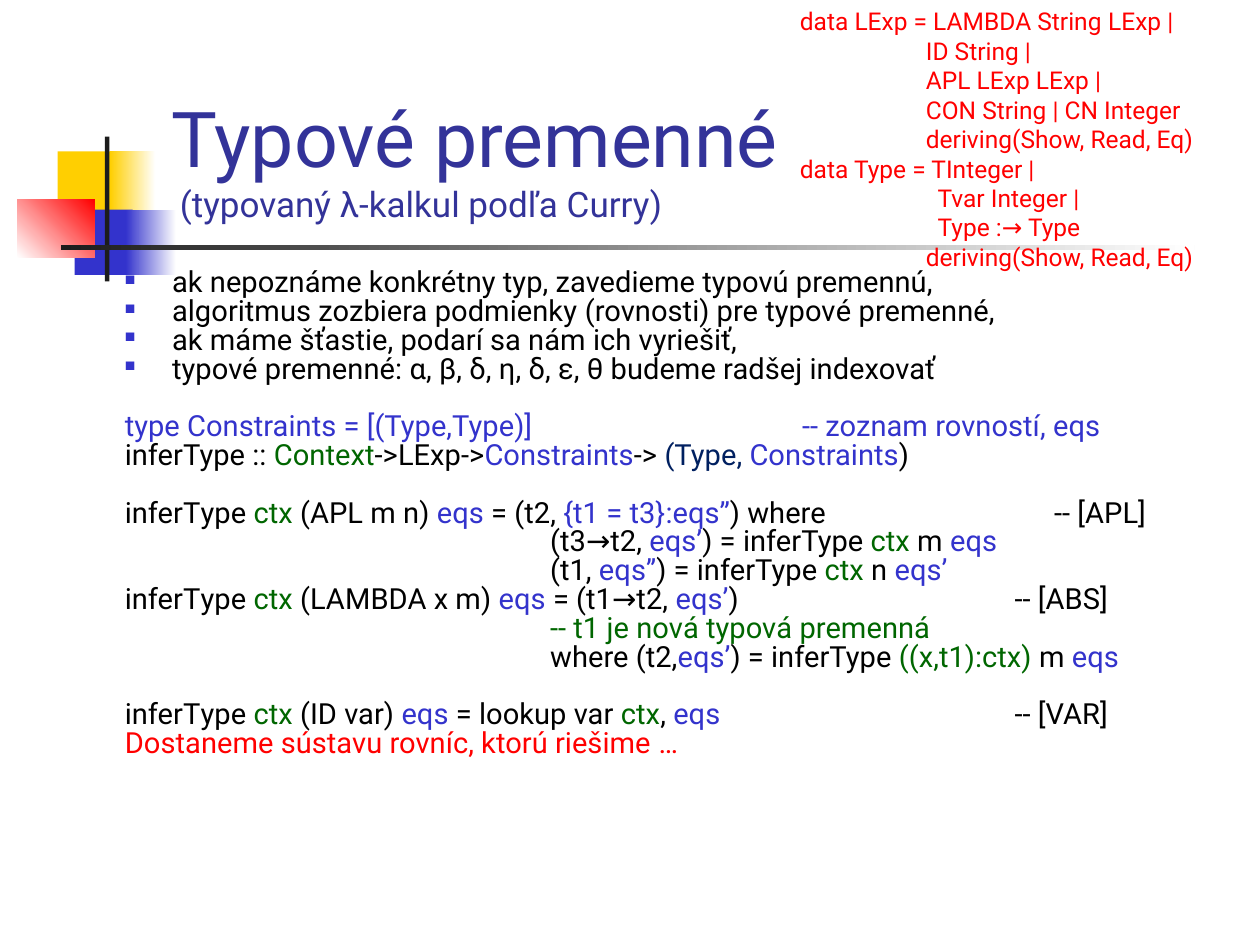
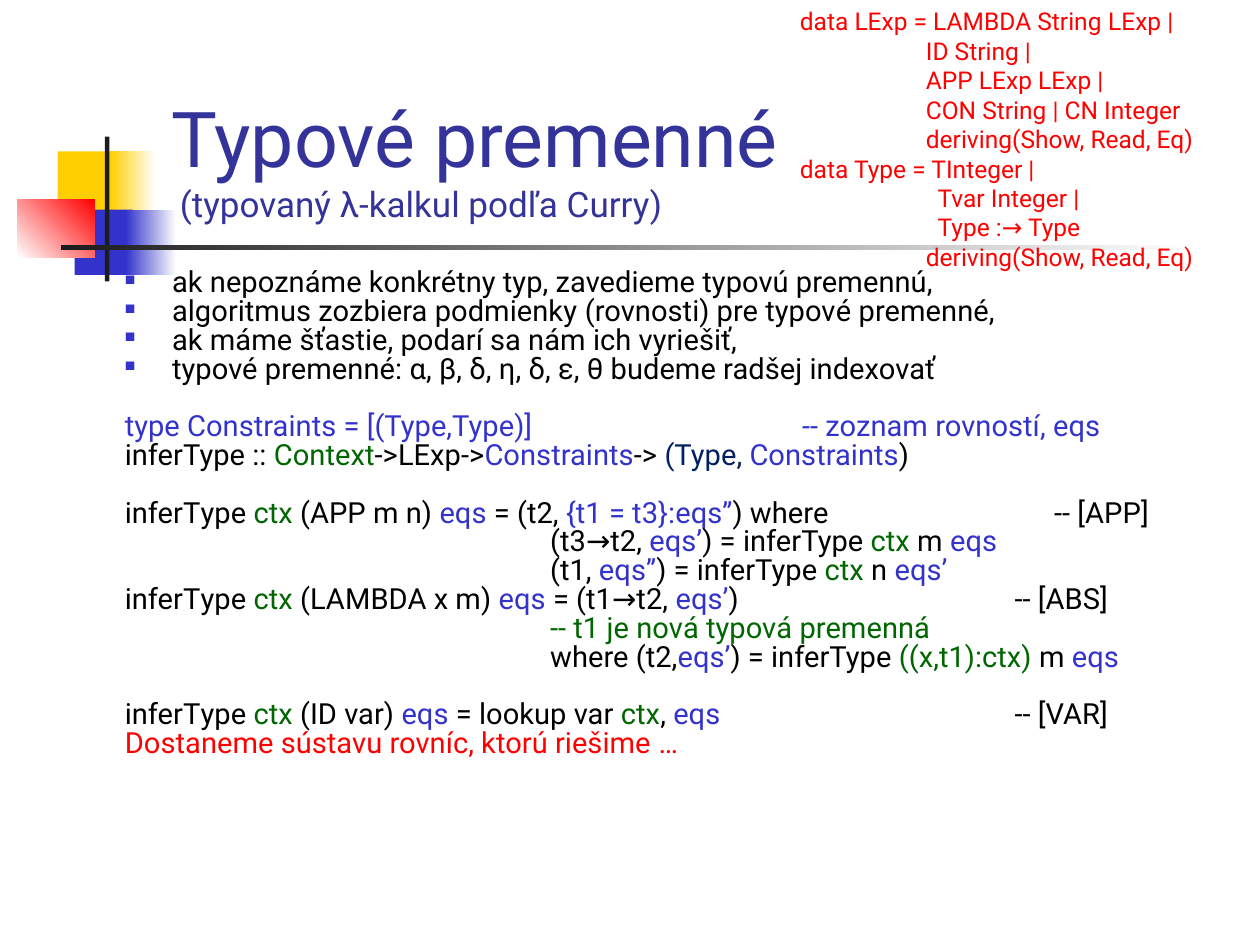
Before and after one commit to Funkcionalne/Prednasky, a slide deck: slide 16 of 08/08_fpro.ppt (slide 17 before the commit). Drawn at 1260x945 pixels with LibreOffice and Linux fonts; fonts in the diff are those of the drawing. Boxes give left, top, right and bottom in pixels: in the first picture for what was removed or moved away, otherwise in the second. Text is boxed around its words. In the diff, an @@ line names an element or a change of style, - is before the commit and + after.

```diff
--- a/08/08_fpro.ppt
+++ b/08/08_fpro.ppt
@@ text at box(926, 71, 1091, 94): text changed @@
-APL LExp LExp |
+APP LExp LExp |
@@ text at box(125, 499, 1148, 530): text changed @@
-inferType ctx (APL m n) eqs = (t2, {t1 = t3}:eqs’’) where -- [APL]
+inferType ctx (APP m n) eqs = (t2, {t1 = t3}:eqs’’) where -- [APP]
```
Also in this commit, not shown: 21 other slides changed, 1 slide added, 1 slide removed, 3 other files.
